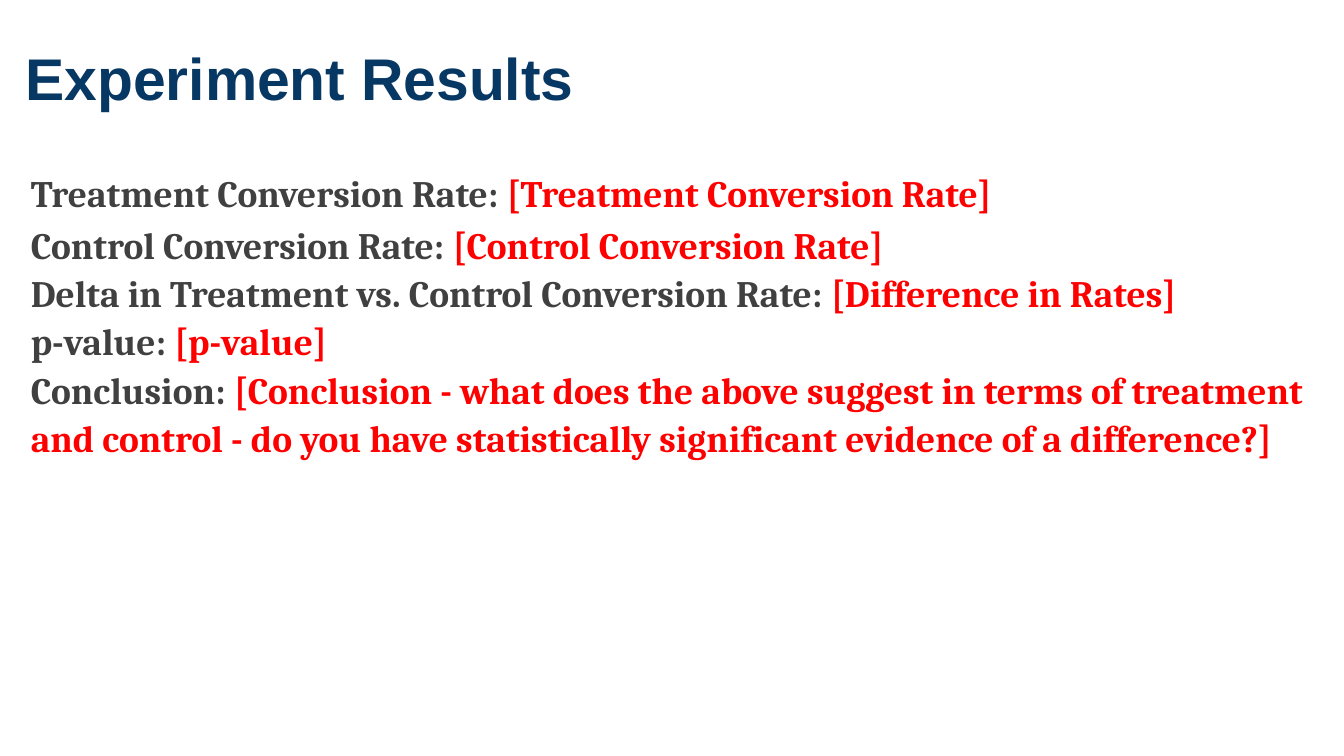
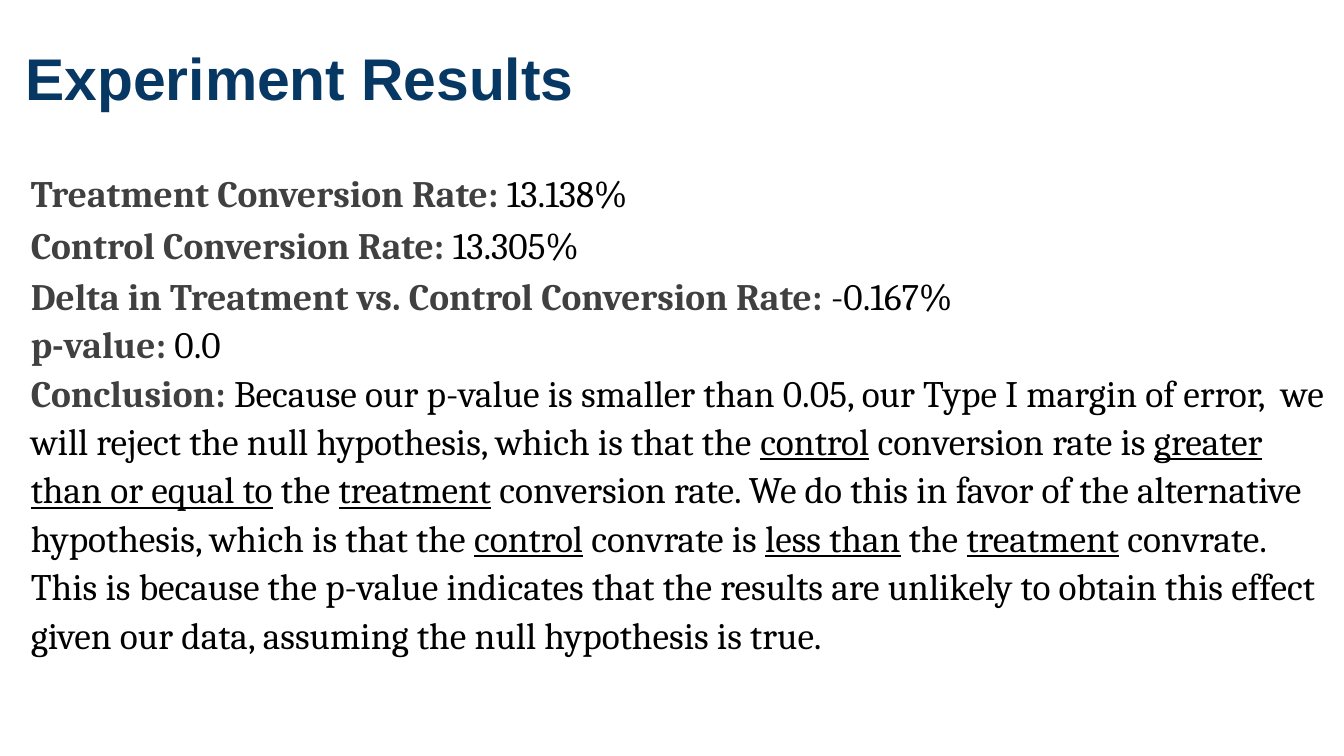
Before and after one commit to birbarino/Python-Projects, a slide deck: slide 4 of intro-to-ds/ab-testing/analyze-a_b-test-results.pptx (slide 5 before the commit). Drawn at 1344x756 pixels with LibreOffice and Linux fonts; fonts in the diff are those of the drawing. Boxes give left, top, right and bottom in pixels: in the first picture for what was removed or moved away, otherwise in the second. Text is boxed around its words. In the diff, an @@ line names an element or a change of style, - is before the commit and + after.

```diff
--- a/intro-to-ds/ab-testing/analyze-a_b-test-results.pptx
+++ b/intro-to-ds/ab-testing/analyze-a_b-test-results.pptx
@@ text at box(31, 181, 1324, 658): text changed; text colour #FF0000 to #000000; bold off @@
-Treatment Conversion Rate: [Treatment Conversion Rate]
-Control Conversion Rate: [Control Conversion Rate]
-Delta in Treatment vs. Control Conversion Rate: [Difference in Rates]
-p-value: [p-value]
-Conclusion: [Conclusion - what does the above suggest in terms of treatment and control - do you have statistically significant evidence of a difference?]
+Treatment Conversion Rate: 13.138%
+Control Conversion Rate: 13.305%
+Delta in Treatment vs. Control Conversion Rate: -0.167%
+p-value: 0.0
+Conclusion: Because our p-value is smaller than 0.05, our Type I margin of error, we will reject the null hypothesis, which is that the control conversion rate is greater than or equal to the treatment conversion rate. We do this in favor of the alternative hypothesis, which is that the control convrate is less than the treatment convrate. This is because the p-value indicates that the results are unlikely to obtain this effect given our data, assuming the null hypothesis is true.
```
Also in this commit, not shown: 3 other slides changed, 1 slide removed, 2 other files.
